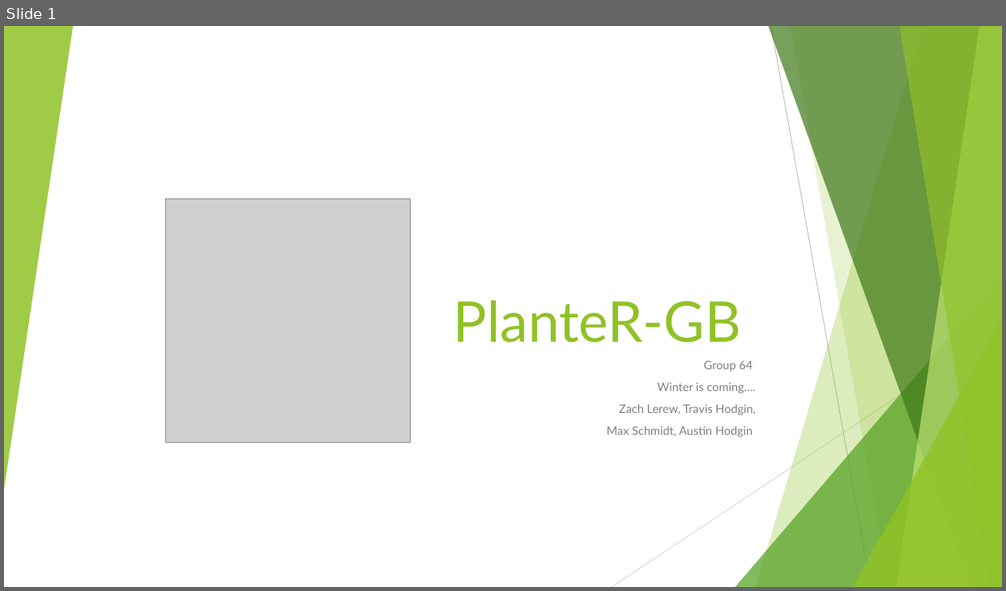
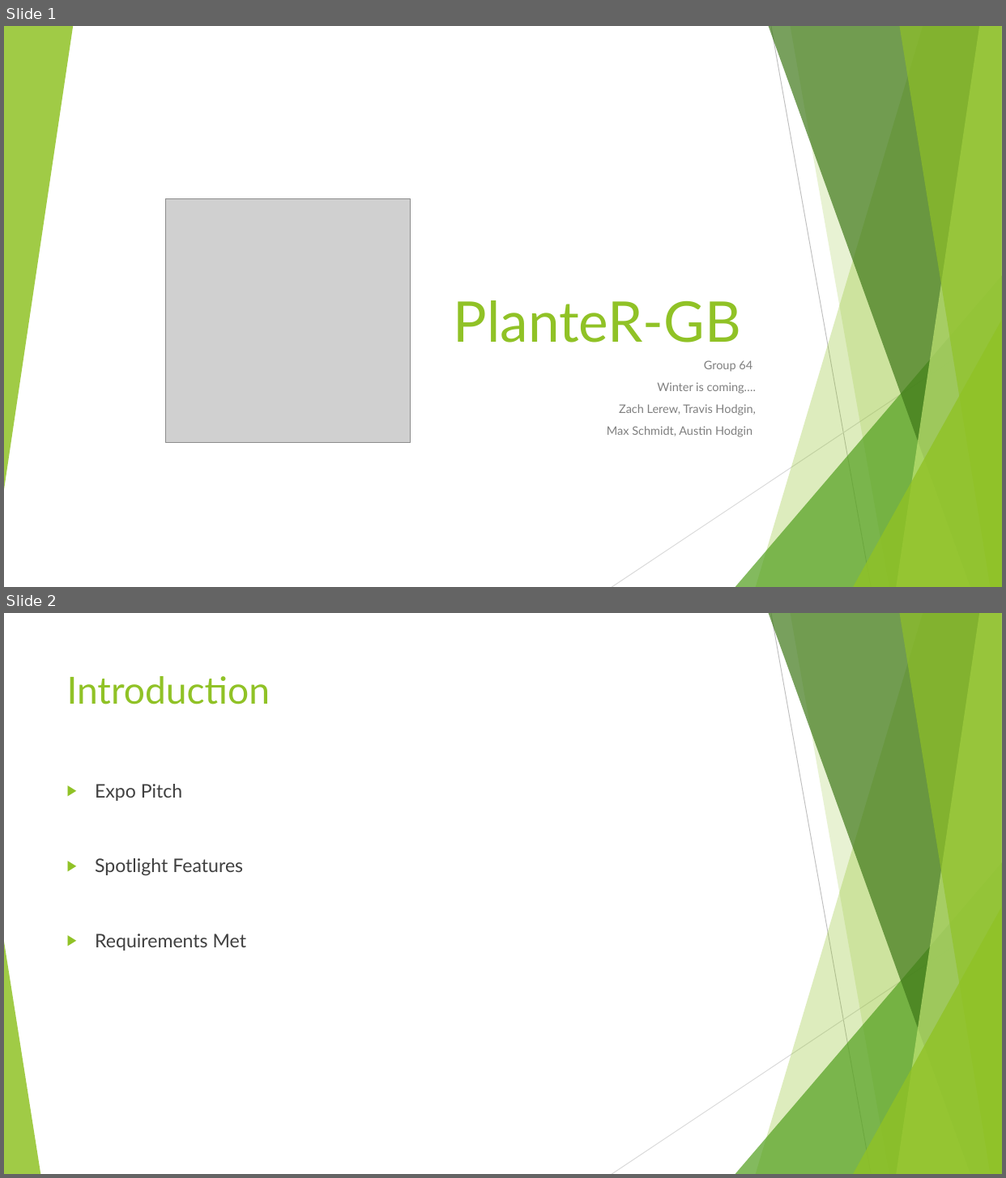
Before and after one commit to HodginAustin/Winter-Is-Coming, a slide deck: Documents/PresentationSpring/Spring Presentation.pptx. Shown one above the other, each under a label of ours: slide 1 before the commit, slides 1 and 2 after it. The pictures are 1006x591 and 1006x1178 pixels, drawn with LibreOffice and Linux fonts; fonts in the diff are those of the drawing; grey boxes stand for pictures. Boxes give left, top, right and bottom in pixels: in the first picture for what was removed or moved away, otherwise in the second. Text is boxed around its words. In the diff, an @@ line names an element or a change of style, - is before the commit and + after.

Commit message:
Removed un-needed slides. Added introduction and conclusion slides.

```diff
--- a/Documents/PresentationSpring/Spring Presentation.pptx
+++ b/Documents/PresentationSpring/Spring Presentation.pptx
@@ slide 2 added at box(4, 613, 1002, 1174), background #FFFFFF; not listed: 9 template elements that a slide beside it also shows @@
@@ text added at box(67, 676, 270, 705), 36 pt, text #90C226 @@
+Introduction
@@ text added at box(95, 784, 246, 951), 18 pt, text #404040 @@
+▶ Expo Pitch
+▶ Spotlight Features
+▶ Requirements Met
@@ triangle added at box(4, 942, 40, 1174), fill #90C226 at 85% opacity @@
```
Also in this commit, not shown: 1 other slide added, 9 slides removed.
